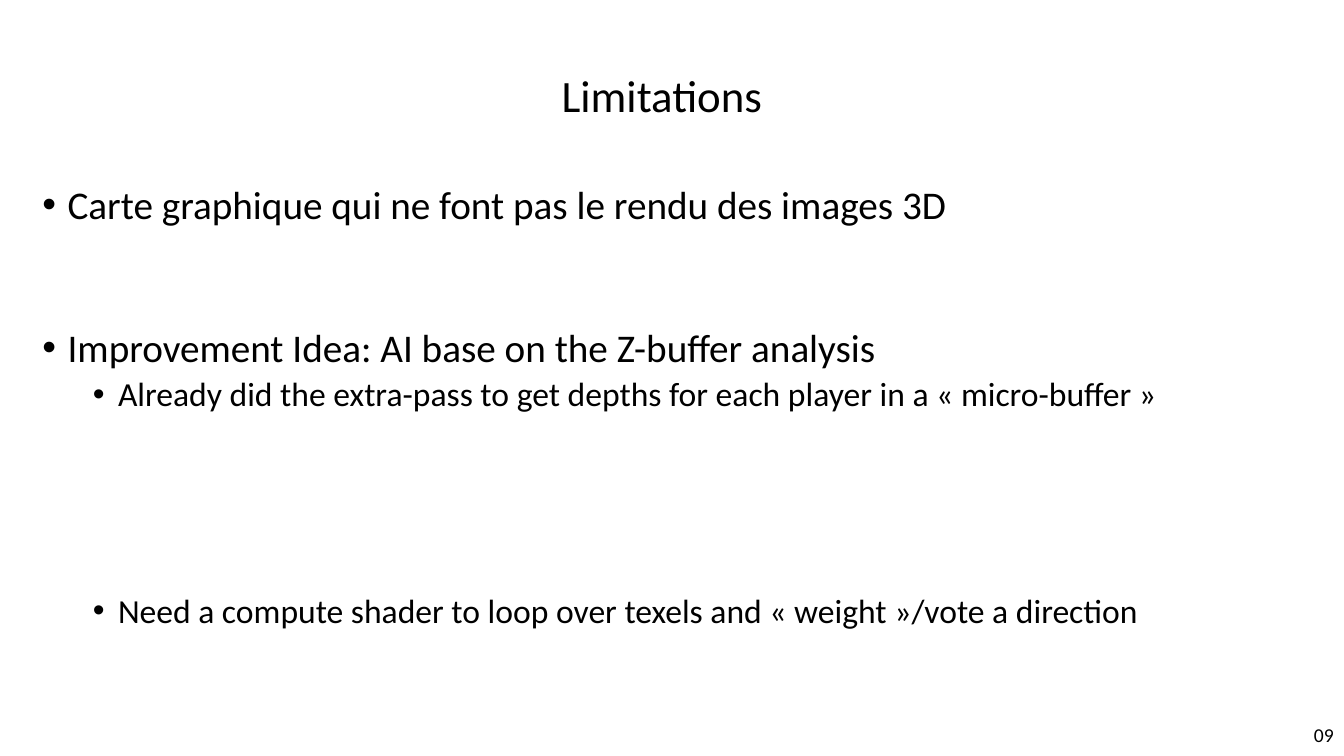
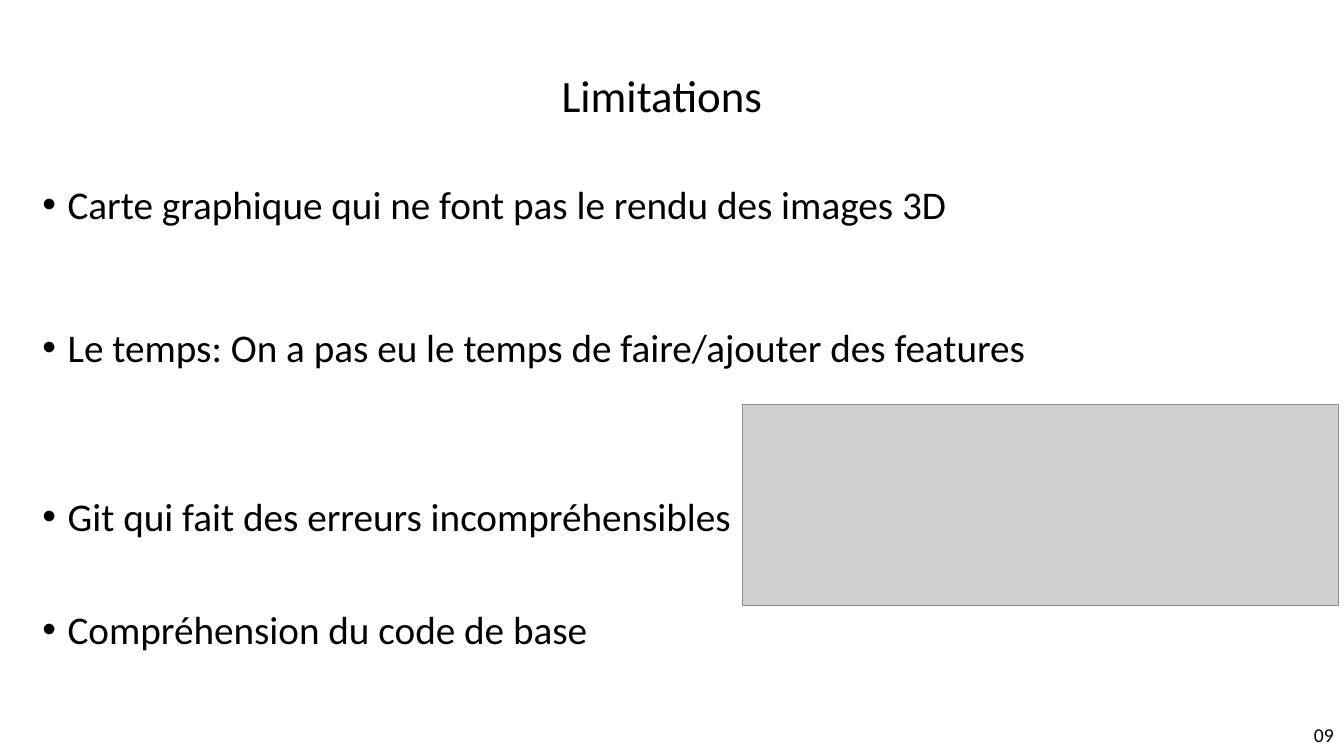
Before and after one commit to Megakitraz/Projet_Rendu_RopeMan, a slide deck: slide 9 of Diapo/RopeMan_Presentation.pptx. Drawn at 1344x756 pixels with LibreOffice and Linux fonts; fonts in the diff are those of the drawing; grey boxes stand for pictures; background and template pictures are left out. Boxes give left, top, right and bottom in pixels: in the first picture for what was removed or moved away, otherwise in the second. Text is boxed around its words. In the diff, an @@ line names an element or a change of style, - is before the commit and + after.

```diff
--- a/Diapo/RopeMan_Presentation.pptx
+++ b/Diapo/RopeMan_Presentation.pptx
@@ text at [68, 334, 1025, 651]: text changed; size 24 to 28 pt @@
-• Improvement Idea: AI base on the Z-buffer analysis
-  • Already did the extra-pass to get depths for each player in a « micro-buffer »
-  • Need a compute shader to loop over texels and « weight »/vote a direction
+• Le temps: On a pas eu le temps de faire/ajouter des features
+• Git qui fait des erreurs incompréhensibles
+• Compréhension du code de base
@@ picture added at [743, 405, 1339, 606] @@
```
Also in this commit, not shown: 1 other slide changed, 1 slide added, 1 slide removed.
